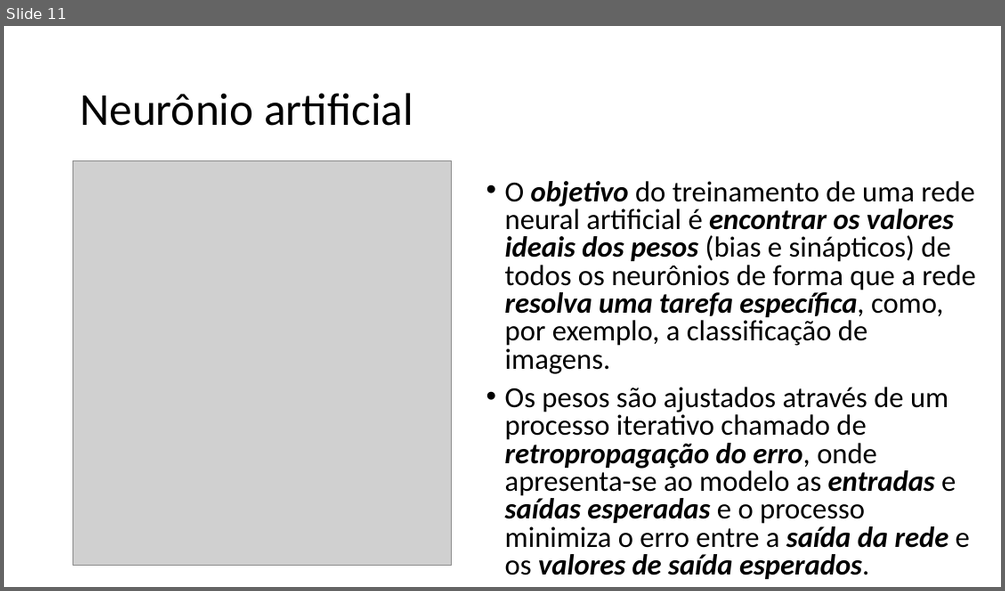
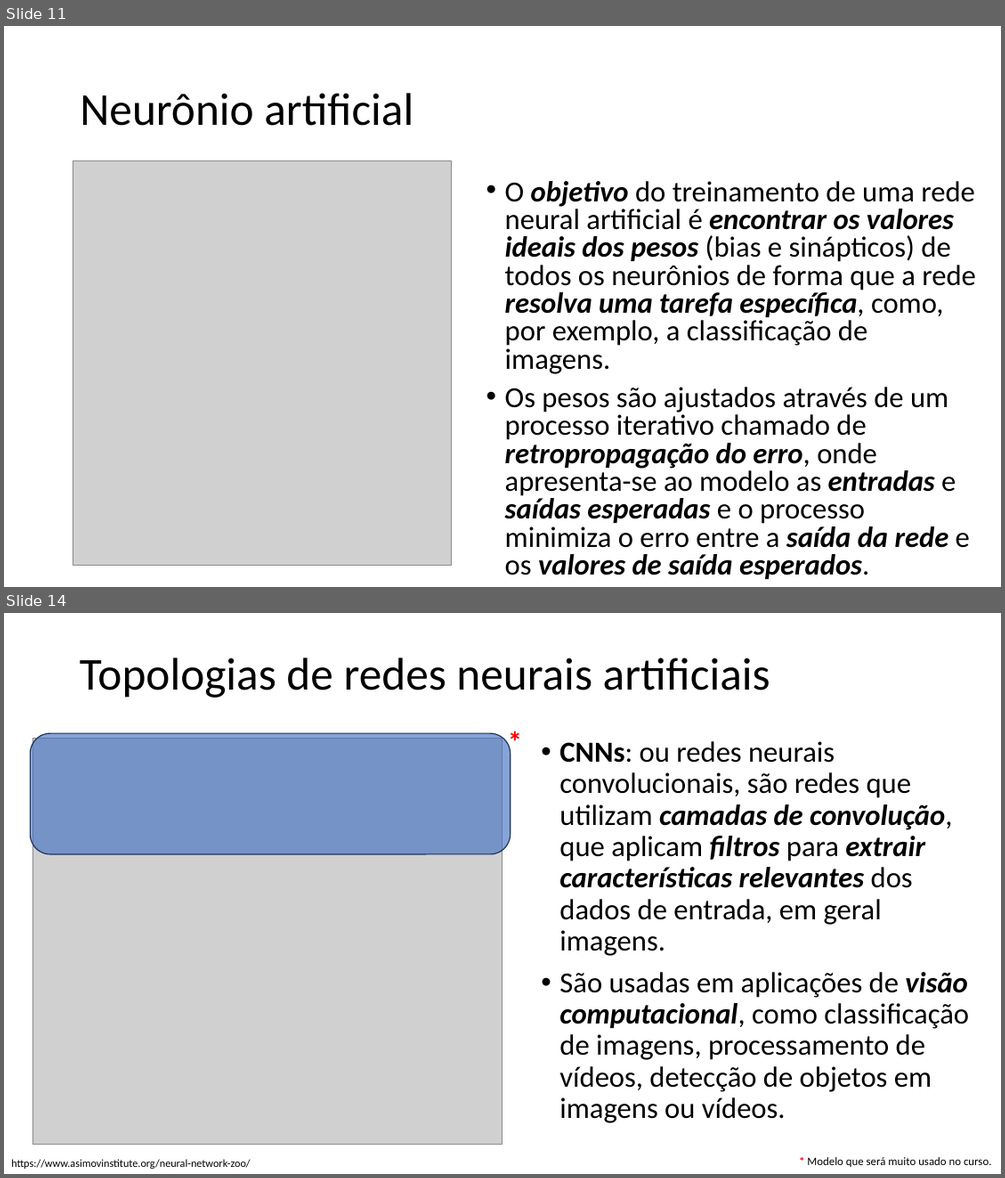
Before and after one commit to zz4fap/tp557-iot-ml, a slide deck: slides/TP557_3_Desafios_do_TinyML_machine_learning.pptx. Shown one above the other, each under a label of ours: slide 11 before the commit, slides 11 and 14 after it; the slides between them are not shown. The pictures are 1005x591 and 1005x1178 pixels, drawn with LibreOffice and Linux fonts; fonts in the diff are those of the drawing; grey boxes stand for pictures. Boxes give left, top, right and bottom in pixels: in the first picture for what was removed or moved away, otherwise in the second. Text is boxed around its words. In the diff, an @@ line names an element or a change of style, - is before the commit and + after.

```diff
--- a/slides/TP557_3_Desafios_do_TinyML_machine_learning.pptx
+++ b/slides/TP557_3_Desafios_do_TinyML_machine_learning.pptx
@@ slide 14 added at (4, 613, 1001, 1174), background #FFFFFF @@
@@ title added at (80, 657, 770, 698), 44 pt, text #000000 @@
+Topologias de redes neurais artificiais
@@ text added at (501, 719, 528, 762), 28 pt, text #FF0000, bold @@
+*
@@ rounded rectangle added at (30, 733, 510, 854), fill #4472C4 at 64% opacity, outline #1E3256 1 pt @@
@@ picture added at (32, 738, 502, 1144) @@
@@ text added at (559, 741, 969, 1123), 28 pt, text #000000 @@
+• CNNs: ou redes neurais convolucionais, são redes que utilizam camadas de convolução, que aplicam filtros para extrair características relevantes dos dados de entrada, em geral imagens.
+• São usadas em aplicações de visão computacional, como classificação de imagens, processamento de vídeos, detecção de objetos em imagens ou vídeos.
@@ text added at (11, 1159, 250, 1168), 10.5 pt, text #000000 @@
+https://www.asimovinstitute.org/neural-network-zoo/
@@ text added at (807, 1157, 992, 1167), 11 pt, text #000000 @@
+* Modelo que será muito usado no curso.
```
Also in this commit, not shown: 7 other slides added, 1 slide removed.
